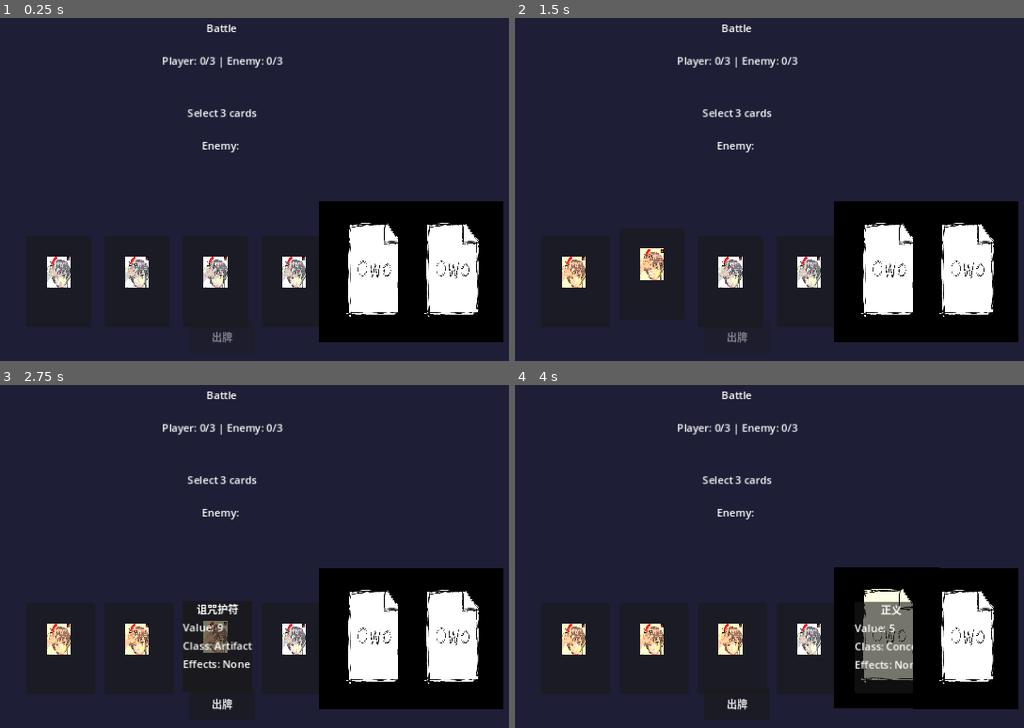
Above: before the commit, frames 1-4 (two rows, left to right).
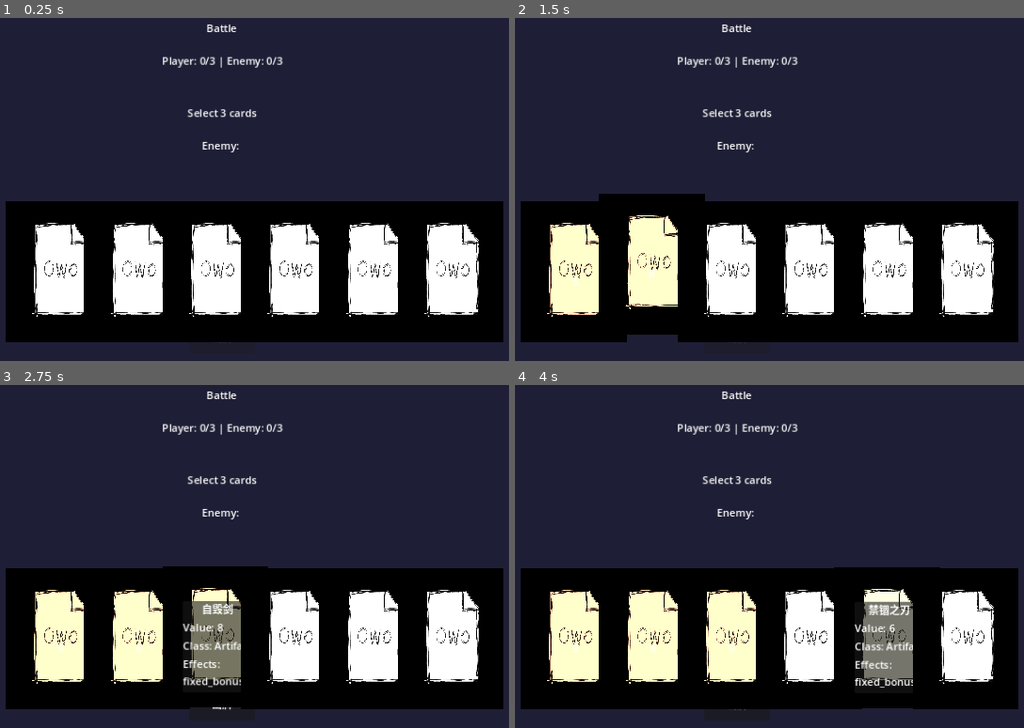
Above: after the commit, the same moments.

Repository: owofile/gambler
Game: Godot game, scene res://scenes/battle/BattleTest.tscn
Two runs of this game, one before a commit and one after it. Both use one fixed random seed, a clock stepped at 60 frames per second and the inputs below. This scene is started directly instead of the project's main scene.
Inputs (mouse positions are in pixels of both pictures, inside the frame that each line leads up to):
- Up to frame 1 (0.25 s): no input
- Up to frame 2 (1.5 s): tap Enter (ui_accept) at 0.5, 0.77 s; move the mouse to (576, 282) at 0.52 s; hold Right (ui_right) 0.53-1.28 s; click (576, 282) at 0.67 s; move the mouse to (652, 282) at 1.27 s; hold Down (ui_down) from 1.28 s (still down); click (652, 282) at 1.42 s
- Up to frame 3 (2.75 s): tap Enter (ui_accept) at 1.52 s; move the mouse to (213, 649) at 2.02 s; release Down (ui_down) at 2.03 s; hold Right (ui_right) from 2.03 s (still down); click (213, 649) at 2.17 s
- Up to frame 4 (4 s): move the mouse to (810, 649) at 2.77 s; release Right (ui_right) at 2.78 s; hold Up (ui_up) 2.78-3.53 s; click (810, 649) at 2.92 s; tap Enter (ui_accept) at 3.02, 3.77 s; move the mouse to (886, 649) at 3.52 s; hold Left (ui_left) from 3.53 s (still down); click (886, 649) at 3.67 s

The runs differ from the first frame. In frame 1, 25% of the frame differs, in the area x 1-63%, y 53-95%; in frame 2, 25%; in frame 3, 24%; in frame 4, 25%, in the area x 1-79%, y 53-95%.

Commit message:
Add cost system expansion: new cost handlers and test cards
## New Cost Handlers
- DelayedDestroyCost: destroys card at end of next round
- ValueBuffCost: buffs card value by fixed amount
- ValueReductionCost: reduces card value by fixed amount

## Updated Files
- CostRegistry: register new costs
- BattleReport: add delayed_destroy_ids tracking
- card_prototypes.json: add test cards with different costs

## Test Cards
- card_self_destruct: self_destroy cost
- card_delayed_death: delayed_destroy cost
- card_next_turn_ban: next_turn_unusable cost
- card_power_sacrifice: value_reduction_2 cost
- card_cheap_booster: value_buff_2 cost

## Documentation
- EFFECTS_SYSTEM.md: add section 15 (Cost System documentation)

Diff:
--- a/resources/card_prototypes.json
+++ b/resources/card_prototypes.json
@@ -160,5 +160,86 @@
 		"is_lockable": true,
 		"texture": "",
 		"display_name": "法令"
+	},
+	"card_booster_alpha": {
+		"card_class": "Artifact",
+		"base_value": 5,
+		"effect_ids": ["boost_next_3"],
+		"cost_id": "",
+		"is_lockable": true,
+		"texture": "",
+		"display_name": "增幅器α"
+	},
+	"card_booster_beta": {
+		"card_class": "Artifact",
+		"base_value": 6,
+		"effect_ids": ["boost_next_5"],
+		"cost_id": "",
+		"is_lockable": true,
+		"texture": "",
+		"display_name": "增幅器β"
+	},
+	"card_boost_chain": {
+		"card_class": "Artifact",
+		"base_value": 4,
+		"effect_ids": ["boost_next_3", "boost_next_3"],
+		"cost_id": "",
+		"is_lockable": true,
+		"texture": "",
+		"display_name": "连锁增幅"
+	},
+	"card_mixed_test": {
+		"card_class": "Artifact",
+		"base_value": 3,
+		"effect_ids": ["fixed_bonus_2", "boost_next_3"],
+		"cost_id": "",
+		"is_lockable": true,
+		"texture": "",
+		"display_name": "混合测试"
+	},
+	"card_self_destruct": {
+		"card_class": "Artifact",
+		"base_value": 8,
+		"effect_ids": ["fixed_bonus_3"],
+		"cost_id": "self_destroy",
+		"is_lockable": true,
+		"texture": "",
+		"display_name": "自毁剑"
+	},
+	"card_delayed_death": {
+		"card_class": "Artifact",
+		"base_value": 7,
+		"effect_ids": ["boost_next_3"],
+		"cost_id": "delayed_destroy",
+		"is_lockable": true,
+		"texture": "",
+		"display_name": "延迟毁灭"
+	},
+	"card_next_turn_ban": {
+		"card_class": "Artifact",
+		"base_value": 6,
+		"effect_ids": ["fixed_bonus_2"],
+		"cost_id": "next_turn_unusable",
+		"is_lockable": true,
+		"texture": "",
+		"display_name": "禁锢之刃"
+	},
+	"card_power_sacrifice": {
+		"card_class": "Artifact",
+		"base_value": 10,
+		"effect_ids": [],
+		"cost_id": "value_reduction_2",
+		"is_lockable": true,
+		"texture": "",
+		"display_name": "力量牺牲"
+	},
+	"card_cheap_booster": {
+		"card_class": "Artifact",
+		"base_value": 2,
+		"effect_ids": ["boost_next_5"],
+		"cost_id": "value_buff_2",
+		"is_lockable": true,
+		"texture": "",
+		"display_name": "廉价增幅"
 	}
 }
--- a/scripts/battle/BattleStarter.gd
+++ b/scripts/battle/BattleStarter.gd
@@ -26,12 +26,12 @@
 
 func _setup_test_cards() -> void:
 	var test_cards = [
-		"card_rusty_sword",
-		"card_ancient_shield",
-		"card_cursed_amulet",
-		"card_friendly_spirit",
-		"card_justice",
-		"card_vengeance"
+		"card_booster_alpha",
+		"card_booster_beta",
+		"card_self_destruct",
+		"card_delayed_death",
+		"card_next_turn_ban",
+		"card_power_sacrifice"
 	]
 	for proto_id in test_cards:
 		_card_manager.add_card(proto_id)
--- /dev/null
+++ b/scripts/costs/DelayedDestroyCost.gd
@@ -0,0 +1,12 @@
+## Cost that marks a card to be destroyed at the end of next round.
+## Unlike self_destroy which destroys immediately, this destroys after a full round cycle.
+class_name DelayedDestroyCost
+extends ICostHandler
+
+func trigger(context: CostContext) -> void:
+	if context.get_source_card() == null or context.get_report() == null:
+		return
+
+	var card_id = context.get_source_card().get_card_id()
+	context.get_report().add_delayed_destroy(card_id)
+	print("[DelayedDestroyCost] Card %s marked for delayed destruction" % card_id)
--- /dev/null
+++ b/scripts/costs/ValueBuffCost.gd
@@ -0,0 +1,26 @@
+## Cost that buffs the card's value by a fixed amount or percentage.
+class_name ValueBuffCost
+extends ICostHandler
+
+var _buff_amount: int
+var _is_percentage: bool
+
+func _init(amount: int = 0, percentage: bool = false) -> void:
+	_buff_amount = amount
+	_is_percentage = percentage
+
+func trigger(context: CostContext) -> void:
+	if context.get_source_card() == null:
+		return
+
+	var card = context.get_source_card()
+	var current_value = card.get_final_value()
+	var buff = _buff_amount
+
+	if _is_percentage:
+		buff = int(current_value * (_buff_amount / 100.0))
+
+	var new_value = current_value + buff
+	card.set_final_value(new_value)
+	print("[ValueBuffCost] Card %s buffed by %d (percentage=%s), new value: %d" % [
+		card.get_card_id(), buff, _is_percentage, new_value])
--- /dev/null
+++ b/scripts/costs/ValueReductionCost.gd
@@ -0,0 +1,26 @@
+## Cost that reduces the card's value by a percentage or fixed amount.
+class_name ValueReductionCost
+extends ICostHandler
+
+var _reduction_amount: int
+var _is_percentage: bool
+
+func _init(amount: int = 0, percentage: bool = false) -> void:
+	_reduction_amount = amount
+	_is_percentage = percentage
+
+func trigger(context: CostContext) -> void:
+	if context.get_source_card() == null:
+		return
+
+	var card = context.get_source_card()
+	var current_value = card.get_final_value()
+	var reduction = _reduction_amount
+
+	if _is_percentage:
+		reduction = int(current_value * (_reduction_amount / 100.0))
+
+	var new_value = maxi(current_value - reduction, 0)
+	card.set_final_value(new_value)
+	print("[ValueReductionCost] Card %s reduced by %d (percentage=%s), new value: %d" % [
+		card.get_card_id(), reduction, _is_percentage, new_value])
--- a/scripts/data/BattleReport.gd
+++ b/scripts/data/BattleReport.gd
@@ -14,12 +14,14 @@
 var _cards_to_add: Array = []
 var _cards_to_remove: Array = []
 var _disabled_instance_ids: Array = []
+var _delayed_destroy_ids: Array = []
 
 func _init() -> void:
 	_rounds = []
 	_cards_to_add = []
 	_cards_to_remove = []
 	_disabled_instance_ids = []
+	_delayed_destroy_ids = []
 
 func get_result() -> BattleEnums.EBattleResult:
 	return _result
@@ -73,6 +75,13 @@
 	if not instance_id.is_empty() and not _disabled_instance_ids.has(instance_id):
 		_disabled_instance_ids.append(instance_id)
 
+func get_delayed_destroy_ids() -> Array:
+	return _delayed_destroy_ids.duplicate()
+
+func add_delayed_destroy(instance_id: String) -> void:
+	if not instance_id.is_empty() and not _delayed_destroy_ids.has(instance_id):
+		_delayed_destroy_ids.append(instance_id)
+
 func is_card_disabled(instance_id: String) -> bool:
 	return _disabled_instance_ids.has(instance_id)
 
--- a/scripts/data/CostRegistry.gd
+++ b/scripts/data/CostRegistry.gd
@@ -9,6 +9,10 @@
 func _register_all_costs() -> void:
 	_costs["next_turn_unusable"] = NextTurnUnusableCost.new()
 	_costs["self_destroy"] = SelfDestroyCost.new()
+	_costs["delayed_destroy"] = DelayedDestroyCost.new()
+	_costs["value_buff_2"] = ValueBuffCost.new(2)
+	_costs["value_buff_3"] = ValueBuffCost.new(3)
+	_costs["value_reduction_2"] = ValueReductionCost.new(2)
 
 func get_cost(cost_id: String) -> ICostHandler:
 	if _costs.has(cost_id):
Not shown, changed: docs/EFFECTS_SYSTEM.md
